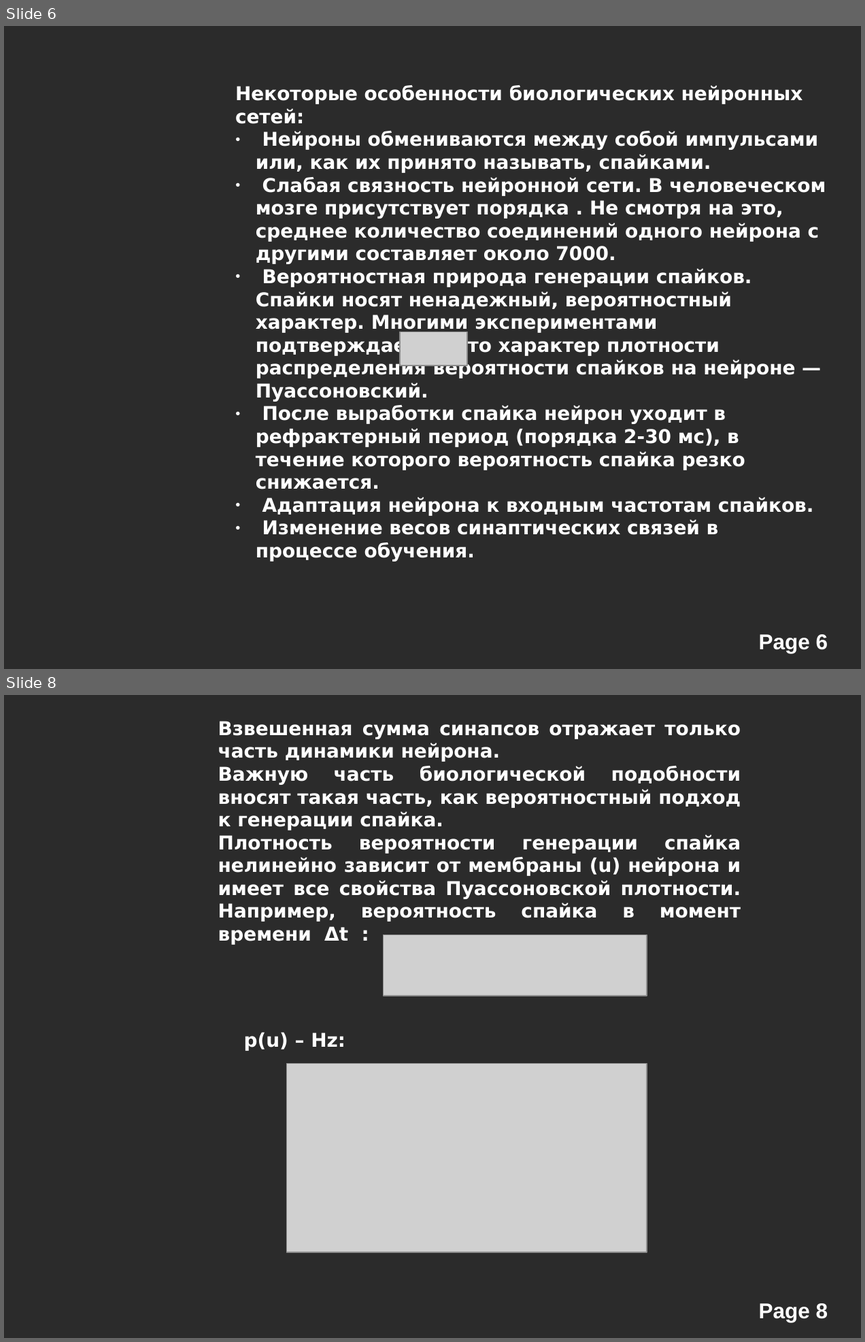
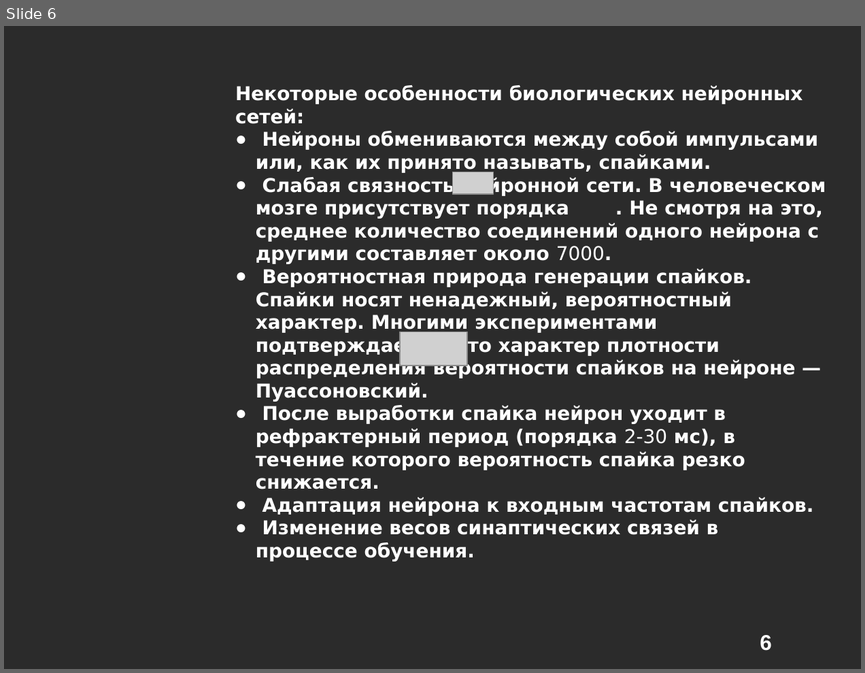
Before and after one commit to alexeyche/alexeyche-junk, a slide deck: cns/doc/conf.ppt. Shown one above the other, each under a label of ours: slides 6 and 8 before the commit, slide 6 after it; the slides between them are not shown. The pictures are 865x1342 and 865x673 pixels, drawn with LibreOffice and Linux fonts; fonts in the diff are those of the drawing; grey boxes stand for pictures; background and template pictures are left out; a plain dark background stands for a picture behind light text. Boxes give left, top, right and bottom in pixels: in the first picture for what was removed or moved away, otherwise in the second. Text is boxed around its words. In the diff, an @@ line names an element or a change of style, - is before the commit and + after.

```diff
--- a/cns/doc/conf.ppt
+++ b/cns/doc/conf.ppt
@@ slide 8 removed at [4,695,861,1338], background picture (left out); not listed: 1 template element that a slide beside it also shows @@
@@ text removed at [218,721,741,945] @@
-Взвешенная сумма синапсов отражает только часть динамики нейрона.
-Важную часть биологической подобности вносят такая часть, как вероятностный подход к генерации спайка.
-Плотность вероятности генерации спайка нелинейно зависит от мембраны (u) нейрона и имеет все свойства Пуассоновской плотности. Например, вероятность спайка в момент времени Δt :
@@ picture removed at [383,935,647,996] @@
@@ text removed at [244,1032,345,1051] @@
-p(u) – Hz:
@@ picture removed at [287,1064,647,1252] @@
@@ slide 6 changed as well @@
@@ text at [256,131,825,561]: bold off in "7000.", "2-30" @@
@@ picture added at [453,172,493,194] @@
@@ page number at [759,635,772,650]: text changed @@
-Page 6
+6
```
Also in this commit, not shown: 9 other slides changed, 3 slides added, 2 other slides removed, 2 other files.
